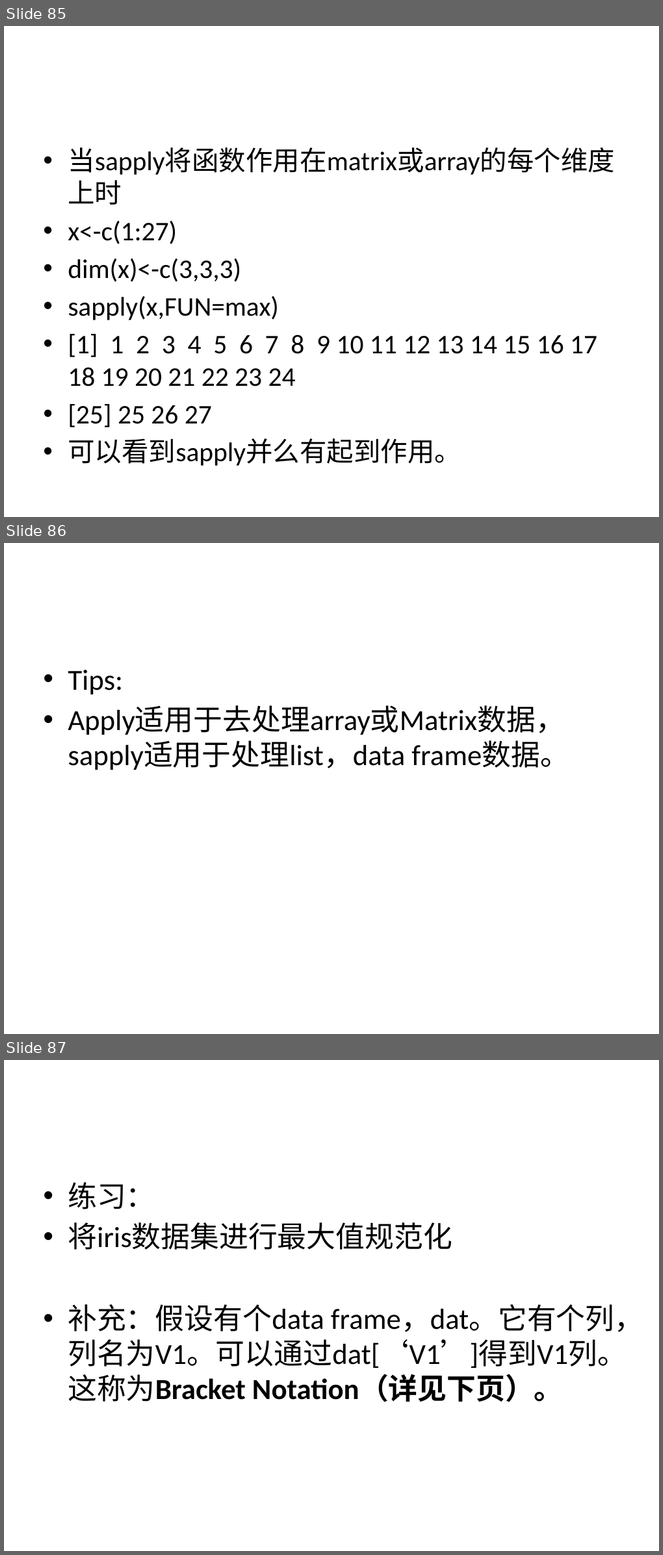
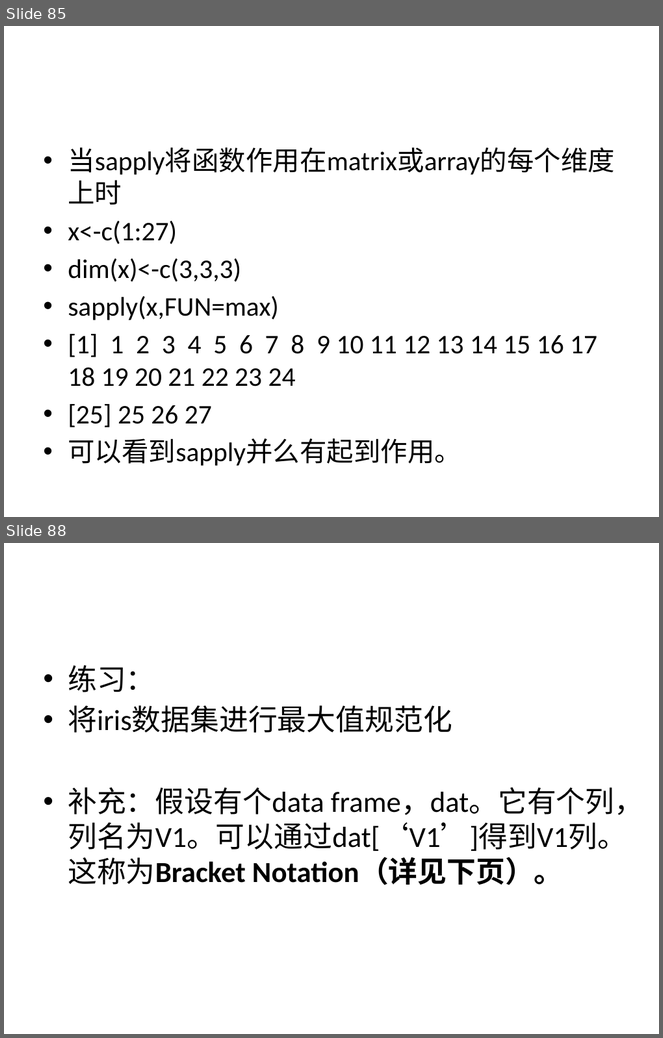
Before and after one commit to zsyzDec/bdm, a slide deck: 2-R基础.pptx. Shown one above the other, each under a label of ours: slides 85, 86 and 87 before the commit, slides 85 and 88 after it; the slides between them are not shown. The pictures are 663x1555 and 663x1038 pixels, drawn with LibreOffice and Linux fonts; fonts in the diff are those of the drawing. Boxes give left, top, right and bottom in pixels: in the first picture for what was removed or moved away, otherwise in the second. Text is boxed around its words. In the diff, an @@ line names an element or a change of style, - is before the commit and + after.

```diff
--- a/2-R基础.pptx
+++ b/2-R基础.pptx
@@ slide 86 removed at bbox=[4, 543, 659, 1034], background #FFFFFF @@
@@ text removed at bbox=[68, 670, 570, 771] @@
-• Tips:
-• Apply适用于去处理array或Matrix数据，sapply适用于处理list，data frame数据。
@@ what was slide 87 is now slide 88 @@
```
Also in this commit, not shown: 7 slides changed, 2 slides added.
